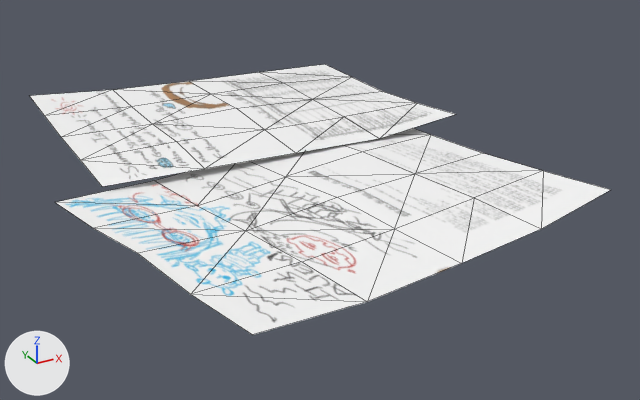
What one commit did to the glTF model project/assets/models/ScribblePapers.glb.
Before and after are seen from a 50 mm lens placed at (-0.753, -1.537, 0.637), pointed at (0.035, -0.106, -0.079). The axes (+X, +Y, +Z) are drawn at lower left. The lights are the same throughout. Mesh edges are drawn as thin lines.

The older version as bpy lines, for what is in view:
```python
me_plane_001 = bpy.data.meshes.new('Plane.001')
me_plane_001.from_pydata(...)  # 50 vertices, 64 faces; spans x -0.47..0.428, y -0.638..0.569, z -0.013..0.019
me_plane_001.materials.append(mat_scribble)  # picture img_scribble01
ob_plane_001 = bpy.data.objects.new('Plane.001', me_plane_001)
ob_plane_001.location = (0.0, 0.0, 0.0)
```
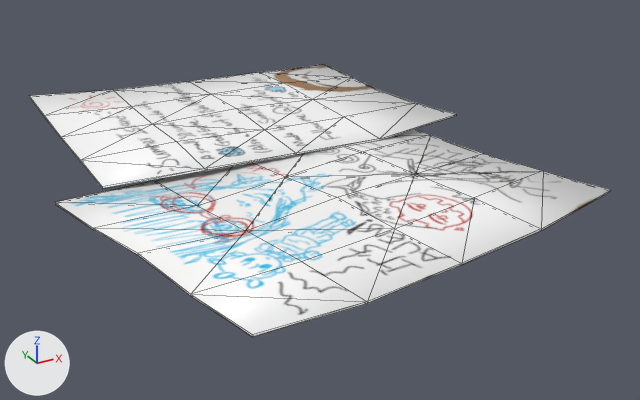
Location of each change, [x1, y1, x2, y2] in pixels of the pictures (640 x 400 px):
'Plane.001', reshaped
    before: [30, 64, 610, 335]
    after: [29, 64, 611, 337]
part 1 of me_plane_001, built on
    after: [29, 96, 611, 337]
part 2 of me_plane_001, surface changed
    both: [30, 64, 610, 335]

The edits, one by one:
me_plane_001 is used by ob_plane_001; location (0.0, 0.0, 0.0).
me_plane_001 had 50 vertices, 64 faces and spanned x -0.47..0.428, y -0.638..0.569, z -0.013..0.019.
me_plane_001 now has 100 vertices, 192 faces and spans x -0.47..0.428, y -0.639..0.569, z -0.016..0.019.
Part 1, on me_plane_001:
64 faces are deleted.
37 vertices are added at x -0.47..0.428, y -0.639..0.569, z -0.016..0.015.
13 new vertices lie (0.0, 0.0, -0.004) away from vertices in x -0.379..0.421, y -0.032..0.569, z -0.008..0.019.
192 new faces join them.
me_plane_001 part 2: 64 kept faces spanning x -0.47..0.428, y -0.638..0.569, z -0.013..0.019 get new texture (UV) coordinates.
me_plane_001 part 3: the surface is now shaded smooth.
